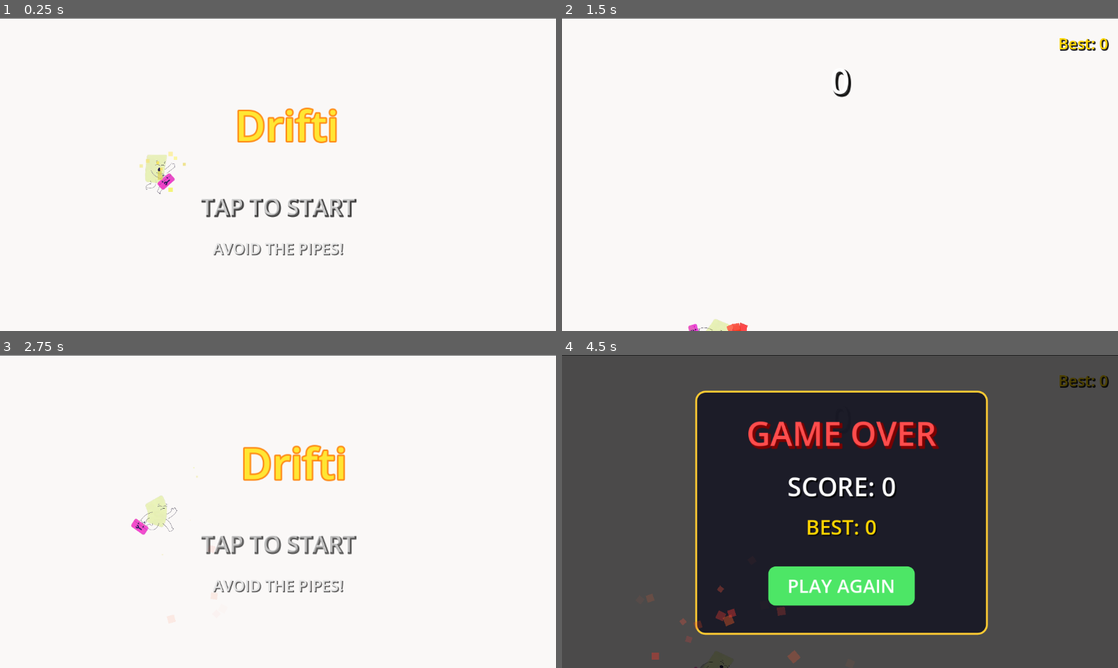
Above: before the commit, frames 1-4 (two rows, left to right).
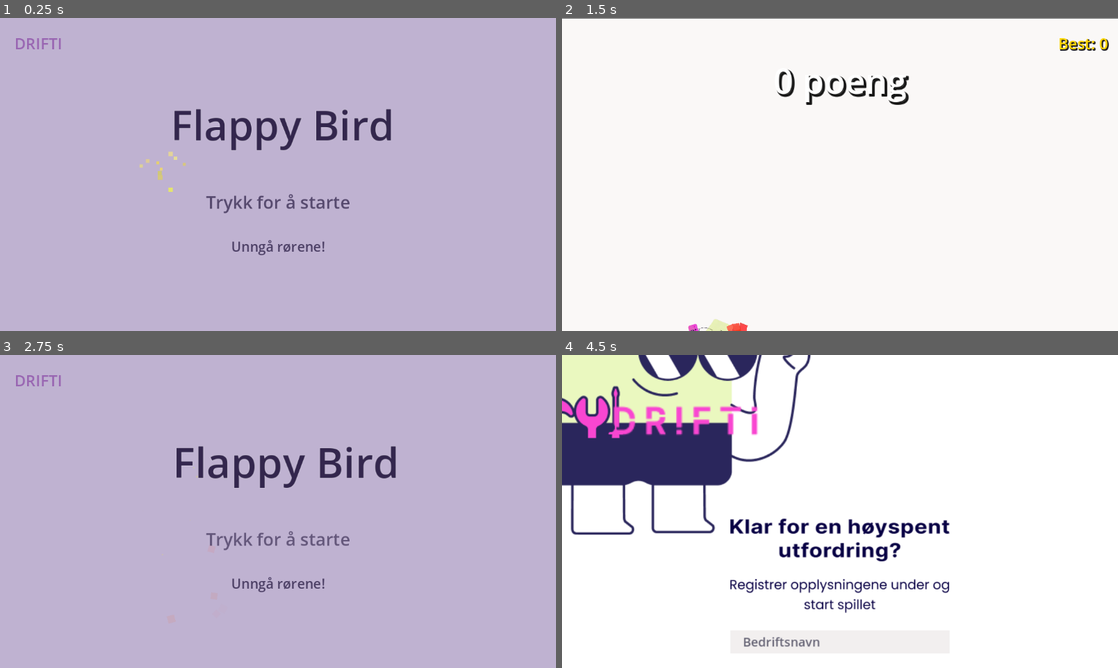
Above: after the commit, the same moments.

Repository: Alexander144/messe-flappy-birds-game
Game: Godot game, scene res://scenes/flappyBird.tscn
Two runs of this game, one before a commit and one after it. Both use one fixed random seed, a clock stepped at 60 frames per second and the inputs below. This scene is started directly instead of the project's main scene.
Inputs (mouse positions are in pixels of both pictures, inside the frame that each line leads up to):
- Up to frame 1 (0.25 s): no input
- Up to frame 2 (1.5 s): tap Enter at 0.5 s; move the mouse to (962, 158) at 0.52 s; click (962, 158) at 0.67 s; move the mouse to (728, 190) at 1.27 s; click (728, 190) at 1.42 s
- Up to frame 3 (2.75 s): click "PLAY AGAIN" (after the commit: "Prøv igjen") at 2 s
- Up to frame 4 (4.5 s): tap Enter at 2.75 s; move the mouse to (895, 442) at 2.77 s; click (895, 442) at 2.92 s; move the mouse to (812, 574) at 3.52 s; click (812, 574) at 3.67 s; click (834, 599) at 4.25 s, where only the run after the commit has a clickable "Ny spille"

The runs differ from the first frame. In frame 1, 100% of the frame differs, in the area x 0-100%, y 0-100%; in frame 2, 0.8%; in frame 3, 100%; in frame 4, 100%.

Commit message:
Fixed maskot

Diff:
--- a/flappybirdgame/scenes/flappyBird.tscn
+++ b/flappybirdgame/scenes/flappyBird.tscn
@@ -411,6 +411,11 @@
 offset_bottom = 8.0
 text = "Restart"
 
+[node name="DescriptionLabel" type="RichTextLabel" parent="UI/GameOverPanel"]
+layout_mode = 0
+offset_right = 40.0
+offset_bottom = 40.0
+
 [node name="StartLabel" type="Label" parent="UI"]
 offset_right = 103.0
 offset_bottom = 23.0
--- a/flappybirdgame/scenes/start.tscn
+++ b/flappybirdgame/scenes/start.tscn
@@ -129,6 +129,7 @@
 placeholder_text = "Bedriftsnavn"
 emoji_menu_enabled = false
 scroll_fit_content_height = true
+caret_blink = true
 
 [node name="Navn" type="TextEdit" parent="Register/Control/Control/MarginContainer/HBoxContainer/VBoxContainer"]
 layout_mode = 2
@@ -146,9 +147,13 @@
 theme_override_colors/search_result_border_color = Color(0, 0, 0, 1)
 theme_override_colors/search_result_color = Color(0, 0, 0, 1)
 theme_override_font_sizes/font_size = 20
+theme_override_styles/normal = ExtResource("5_4ge6i")
+theme_override_styles/focus = ExtResource("5_4ge6i")
+theme_override_styles/read_only = ExtResource("5_4ge6i")
 placeholder_text = "Navn"
 emoji_menu_enabled = false
 scroll_fit_content_height = true
+caret_blink = true
 
 [node name="Mail" type="TextEdit" parent="Register/Control/Control/MarginContainer/HBoxContainer/VBoxContainer"]
 layout_mode = 2
@@ -166,9 +171,13 @@
 theme_override_colors/search_result_border_color = Color(0, 0, 0, 1)
 theme_override_colors/search_result_color = Color(0, 0, 0, 1)
 theme_override_font_sizes/font_size = 20
+theme_override_styles/normal = ExtResource("5_4ge6i")
+theme_override_styles/focus = ExtResource("5_4ge6i")
+theme_override_styles/read_only = ExtResource("5_4ge6i")
 placeholder_text = "Epost"
 emoji_menu_enabled = false
 scroll_fit_content_height = true
+caret_blink = true
 
 [node name="Tlf" type="TextEdit" parent="Register/Control/Control/MarginContainer/HBoxContainer/VBoxContainer"]
 layout_mode = 2
@@ -186,9 +195,13 @@
 theme_override_colors/search_result_border_color = Color(0, 0, 0, 1)
 theme_override_colors/search_result_color = Color(0, 0, 0, 1)
 theme_override_font_sizes/font_size = 20
+theme_override_styles/normal = ExtResource("5_4ge6i")
+theme_override_styles/focus = ExtResource("5_4ge6i")
+theme_override_styles/read_only = ExtResource("5_4ge6i")
 placeholder_text = "Telefonnummer"
 emoji_menu_enabled = false
 scroll_fit_content_height = true
+caret_blink = true
 
 [node name="MarginContainer" type="MarginContainer" parent="Register/Control/Control/MarginContainer/HBoxContainer/VBoxContainer"]
 layout_mode = 2
--- a/flappybirdgame/script/UIManager.gd
+++ b/flappybirdgame/script/UIManager.gd
@@ -18,10 +18,11 @@
 @export var shake_decay: float = 5.0
 @export var max_shake: float = 20.0
 @export var combo_timeout: float = 2.0
+@export var start_scene_path: String = "res://scenes/start.tscn"  # Adjust path as needed
 
 func _ready():
 	setup_ui()
-	print('')
+	print('UI Manager ready')
 
 func setup_ui():
 	# Create main containers
@@ -35,7 +36,7 @@
 	# Score label with shadow effect
 	score_label = Label.new()
 	score_label.name = "ScoreLabel"
-	score_label.text = "0"
+	score_label.text = "0 poeng"
 	score_label.position = Vector2(0, 80)
 	score_label.size = Vector2(get_viewport().get_visible_rect().size.x, 120)
 	score_label.horizontal_alignment = HORIZONTAL_ALIGNMENT_CENTER
@@ -80,55 +81,64 @@
 	start_container.size = viewport_size
 	add_child(start_container)
 
+	# Purple/lavender background
+	var bg = ColorRect.new()
+	bg.color = Color(0.75, 0.7, 0.82)  # Lavender color like in the image
+	bg.size = viewport_size
+	start_container.add_child(bg)
+
+	# DRIFTI branding at top
+	var branding = Label.new()
+	branding.text = "DRIFTI"
+	branding.position = Vector2(30, 30)
+	branding.size = Vector2(200, 50)
+	branding.horizontal_alignment = HORIZONTAL_ALIGNMENT_LEFT
+	branding.add_theme_font_size_override("font_size", 32)
+	branding.add_theme_color_override("font_color", Color(0.6, 0.4, 0.7))  # Purple
+	start_container.add_child(branding)
+
 	# Title with glow effect
 	var title = Label.new()
-	title.text = "Drifti"
+	title.text = "Flappy Bird"
 	title.position = Vector2(0, viewport_size.y * 0.25)
 	title.size = Vector2(viewport_size.x, 150)
 	title.horizontal_alignment = HORIZONTAL_ALIGNMENT_CENTER
 	title.add_theme_font_size_override("font_size", 84)
-	title.add_theme_color_override("font_color", Color(1, 0.9, 0.2))  # Golden yellow
-	title.add_theme_color_override("font_shadow_color", Color(1, 0.5, 0, 0.9))
+	title.add_theme_color_override("font_color", Color(0.2, 0.15, 0.3))  # Dark purple
+	title.add_theme_color_override("font_shadow_color", Color(1, 1, 1, 0.3))
 	title.add_theme_constant_override("shadow_offset_x", 0)
 	title.add_theme_constant_override("shadow_offset_y", 0)
-	title.add_theme_constant_override("shadow_outline_size", 12)
+	title.add_theme_constant_override("shadow_outline_size", 4)
 	start_container.add_child(title)
 
 	# Animated title effect
 	var title_tween = create_tween().set_loops()
-	title_tween.tween_property(title, "scale", Vector2(1.1, 1.1), 0.8).set_ease(Tween.EASE_IN_OUT)
+	title_tween.tween_property(title, "scale", Vector2(1.05, 1.05), 0.8).set_ease(Tween.EASE_IN_OUT)
 	title_tween.tween_property(title, "scale", Vector2(1.0, 1.0), 0.8).set_ease(Tween.EASE_IN_OUT)
 
 	# Tap to start with pulsing effect
 	var tap_label = Label.new()
-	tap_label.text = "TAP TO START"
+	tap_label.text = "Trykk for å starte"
 	tap_label.position = Vector2(0, viewport_size.y * 0.55)
 	tap_label.size = Vector2(viewport_size.x, 80)
 	tap_label.horizontal_alignment = HORIZONTAL_ALIGNMENT_CENTER
-	tap_label.add_theme_font_size_override("font_size", 48)
-	tap_label.add_theme_color_override("font_color", Color.WHITE)
-	tap_label.add_theme_color_override("font_shadow_color", Color(0, 0, 0, 0.8))
-	tap_label.add_theme_constant_override("shadow_offset_x", 3)
-	tap_label.add_theme_constant_override("shadow_offset_y", 3)
-	tap_label.add_theme_constant_override("shadow_outline_size", 6)
+	tap_label.add_theme_font_size_override("font_size", 36)
+	tap_label.add_theme_color_override("font_color", Color(0.2, 0.15, 0.3))
 	start_container.add_child(tap_label)
 
 	# Pulsing animation
 	var tap_tween = create_tween().set_loops()
-	tap_tween.tween_property(tap_label, "modulate:a", 0.3, 0.6).set_ease(Tween.EASE_IN_OUT)
+	tap_tween.tween_property(tap_label, "modulate:a", 0.4, 0.6).set_ease(Tween.EASE_IN_OUT)
 	tap_tween.tween_property(tap_label, "modulate:a", 1.0, 0.6).set_ease(Tween.EASE_IN_OUT)
 
 	# Instructions
 	var instructions = Label.new()
-	instructions.text = "AVOID THE PIPES!"
+	instructions.text = "Unngå rørene!"
 	instructions.position = Vector2(0, viewport_size.y * 0.7)
 	instructions.size = Vector2(viewport_size.x, 60)
 	instructions.horizontal_alignment = HORIZONTAL_ALIGNMENT_CENTER
-	instructions.add_theme_font_size_override("font_size", 32)
-	instructions.add_theme_color_override("font_color", Color(0.9, 0.9, 0.9))
-	instructions.add_theme_color_override("font_shadow_color", Color(0, 0, 0, 0.6))
-	instructions.add_theme_constant_override("shadow_offset_x", 2)
-	instructions.add_theme_constant_override("shadow_offset_y", 2)
+	instructions.add_theme_font_size_override("font_size", 28)
+	instructions.add_theme_color_override("font_color", Color(0.3, 0.25, 0.4))
 	start_container.add_child(instructions)
 
 # -------------------- GAME OVER SCREEN --------------------
@@ -141,26 +151,32 @@
 	game_over_container.hide()
 	add_child(game_over_container)
 
-	# Semi-transparent overlay
+	# Purple/lavender background overlay
 	var overlay = ColorRect.new()
-	overlay.color = Color(0, 0, 0, 0.7)
+	overlay.color = Color(0.75, 0.7, 0.82, 0.95)  # Lavender like in image
 	overlay.size = viewport_size
 	game_over_container.add_child(overlay)
 
-	# Game Over Panel
+	# DRIFTI branding at top
+	var branding = Label.new()
+	branding.text = "DRIFTI"
+	branding.position = Vector2(30, 30)
+	branding.size = Vector2(200, 50)
+	branding.horizontal_alignment = HORIZONTAL_ALIGNMENT_LEFT
+	branding.add_theme_font_size_override("font_size", 32)
+	branding.add_theme_color_override("font_color", Color(0.6, 0.4, 0.7))  # Purple
+	game_over_container.add_child(branding)
+
+	# White content panel
 	var panel = Panel.new()
 	panel.name = "GameOverPanel"
-	panel.position = Vector2(viewport_size.x * 0.5 - 300, viewport_size.y * 0.5 - 250)
-	panel.size = Vector2(600, 500)
-
-	# Add background color to panel
+	panel.position = Vector2(viewport_size.x * 0.5 - 300, viewport_size.y * 0.5 - 280)
+	panel.size = Vector2(600, 560)
+	panel.clip_contents = true  # Allow mascot to overflow
+
+	# White rounded background
 	var style_box = StyleBoxFlat.new()
-	style_box.bg_color = Color(0.1, 0.1, 0.15, 0.95)
-	style_box.border_color = Color(1, 0.8, 0.2)
-	style_box.border_width_left = 4
-	style_box.border_width_right = 4
-	style_box.border_width_top = 4
-	style_box.border_width_bottom = 4
+	style_box.bg_color = Color(1, 1, 1, 1)  # White
 	style_box.corner_radius_top_left = 20
 	style_box.corner_radius_top_right = 20
 	style_box.corner_radius_bottom_left = 20
@@ -169,85 +185,135 @@
 
 	game_over_container.add_child(panel)
 
-	# Game Over title
-	var game_over_title = Label.new()
-	game_over_title.text = "GAME OVER"
-	game_over_title.position = Vector2(0, 40)
-	game_over_title.size = Vector2(600, 100)
-	game_over_title.horizontal_alignment = HORIZONTAL_ALIGNMENT_CENTER
-	game_over_title.add_theme_font_size_override("font_size", 68)
-	game_over_title.add_theme_color_override("font_color", Color(1, 0.3, 0.3))
-	game_over_title.add_theme_color_override("font_shadow_color", Color(0.5, 0, 0, 0.9))
-	game_over_title.add_theme_constant_override("shadow_offset_x", 4)
-	game_over_title.add_theme_constant_override("shadow_offset_y", 4)
-	game_over_title.add_theme_constant_override("shadow_outline_size", 8)
-	panel.add_child(game_over_title)
-
-	# Score display
-	var score_display = Label.new()
-	score_display.name = "ScoreDisplay"
-	score_display.text = "SCORE: 0"
-	score_display.position = Vector2(0, 160)
-	score_display.size = Vector2(600, 80)
-	score_display.horizontal_alignment = HORIZONTAL_ALIGNMENT_CENTER
-	score_display.add_theme_font_size_override("font_size", 52)
-	score_display.add_theme_color_override("font_color", Color.WHITE)
-	score_display.add_theme_color_override("font_shadow_color", Color(0, 0, 0, 0.8))
-	score_display.add_theme_constant_override("shadow_offset_x", 3)
-	score_display.add_theme_constant_override("shadow_offset_y", 3)
-	panel.add_child(score_display)
-
-	# Best score display
-	var best_display = Label.new()
-	best_display.name = "BestDisplay"
-	best_display.text = "BEST: 0"
-	best_display.position = Vector2(0, 250)
-	best_display.size = Vector2(600, 60)
-	best_display.horizontal_alignment = HORIZONTAL_ALIGNMENT_CENTER
-	best_display.add_theme_font_size_override("font_size", 42)
-	best_display.add_theme_color_override("font_color", Color.GOLD)
-	best_display.add_theme_color_override("font_shadow_color", Color(0, 0, 0, 0.8))
-	best_display.add_theme_constant_override("shadow_offset_x", 2)
-	best_display.add_theme_constant_override("shadow_offset_y", 2)
-	panel.add_child(best_display)
-
-	# Restart button
+	# Mascot image - positioned at bottom-right, anchored to panel size
+	var mascot = TextureRect.new()
+	mascot.name = "Mascot"
+	var mascot_size = 180
+	mascot.position = Vector2(panel.size.x - mascot_size, panel.size.y - 100 - mascot_size)  # Bottom-right with overflow
+	mascot.size = Vector2(mascot_size, mascot_size)
+	mascot.stretch_mode = TextureRect.STRETCH_KEEP_ASPECT_CENTERED
+	mascot.texture = load("res://assets/maskot3.png")
+	mascot.mouse_filter = Control.MOUSE_FILTER_IGNORE  # Don't block mouse events
+	panel.add_child(mascot)
+
+	# Score at top
+	var score_top = Label.new()
+	score_top.name = "ScoreTop"
+	score_top.text = "202 poeng"
+	score_top.position = Vector2(0, 30)
+	score_top.size = Vector2(600, 60)
+	score_top.horizontal_alignment = HORIZONTAL_ALIGNMENT_CENTER
+	score_top.add_theme_font_size_override("font_size", 42)
+	score_top.add_theme_color_override("font_color", Color(0.15, 0.1, 0.25))  # Dark purple/navy
+	panel.add_child(score_top)
+
+	# "Å nei!" text
+	var oh_no = Label.new()
+	oh_no.name = "OhNoLabel"
+	oh_no.text = "Å nei!"
+	oh_no.position = Vector2(0, 100)
+	oh_no.size = Vector2(600, 40)
+	oh_no.horizontal_alignment = HORIZONTAL_ALIGNMENT_CENTER
+	oh_no.add_theme_font_size_override("font_size", 24)
+	oh_no.add_theme_color_override("font_color", Color(0.3, 0.25, 0.35))
+	panel.add_child(oh_no)
+
+	# "Kortslutning!" title
+	var title = Label.new()
+	title.name = "MainTitle"
+	title.text = "Kortslutning!"
+	title.position = Vector2(0, 135)
+	title.size = Vector2(600, 70)
+	title.horizontal_alignment = HORIZONTAL_ALIGNMENT_CENTER
+	title.add_theme_font_size_override("font_size", 48)
+	title.add_theme_color_override("font_color", Color(0.15, 0.1, 0.25))  # Dark purple/navy
+	panel.add_child(title)
+
+	# Description text
+	var desc = RichTextLabel.new()
+	desc.name = "DescriptionLabel"
+	desc.bbcode_enabled = true
+	desc.text = "[center]Du fikk [b]27 poeng[/b] for å sikringsrøk,\nbara [b]3 poeng[/b] fra toppen![/center]"
+	desc.position = Vector2(50, 220)
+	desc.size = Vector2(500, 80)
+	desc.add_theme_font_size_override("normal_font_size", 18)
+	desc.add_theme_font_size_override("bold_font_size", 18)
+	desc.add_theme_color_override("default_color", Color(0.3, 0.25, 0.35))
+	desc.fit_content = true
+	panel.add_child(desc)
+
+	# "Er du klar for å prøve igjen?" text
+	var ready_text = Label.new()
+	ready_text.text = "Er du klar for å prøve igjen?"
+	ready_text.position = Vector2(0, 320)
+	ready_text.size = Vector2(600, 40)
+	ready_text.horizontal_alignment = HORIZONTAL_ALIGNMENT_CENTER
+	ready_text.add_theme_font_size_override("font_size", 20)
+	ready_text.add_theme_color_override("font_color", Color(0.3, 0.25, 0.35))
+	panel.add_child(ready_text)
+
+	# "Prøv igjen" button (purple)
 	var restart_btn = Button.new()
 	restart_btn.name = "RestartButton"
-	restart_btn.text = "PLAY AGAIN"
-	restart_btn.position = Vector2(150, 360)
-	restart_btn.size = Vector2(300, 80)
+	restart_btn.text = "Prøv igjen"
+	restart_btn.position = Vector2(150, 375)
+	restart_btn.size = Vector2(300, 60)
 
 	var btn_style_normal = StyleBoxFlat.new()
-	btn_style_normal.bg_color = Color(0.2, 0.7, 0.3)
-	btn_style_normal.corner_radius_top_left = 15
-	btn_style_normal.corner_radius_top_right = 15
-	btn_style_normal.corner_radius_bottom_left = 15
-	btn_style_normal.corner_radius_bottom_right = 15
+	btn_style_normal.bg_color = Color(0.5, 0.3, 0.7)  # Purple
+	btn_style_normal.corner_radius_top_left = 30
+	btn_style_normal.corner_radius_top_right = 30
+	btn_style_normal.corner_radius_bottom_left = 30
+	btn_style_normal.corner_radius_bottom_right = 30
 
 	var btn_style_hover = StyleBoxFlat.new()
-	btn_style_hover.bg_color = Color(0.3, 0.9, 0.4)
-	btn_style_hover.corner_radius_top_left = 15
-	btn_style_hover.corner_radius_top_right = 15
-	btn_style_hover.corner_radius_bottom_left = 15
-	btn_style_hover.corner_radius_bottom_right = 15
+	btn_style_hover.bg_color = Color(0.6, 0.4, 0.8)  # Lighter purple
+	btn_style_hover.corner_radius_top_left = 30
+	btn_style_hover.corner_radius_top_right = 30
+	btn_style_hover.corner_radius_bottom_left = 30
+	btn_style_hover.corner_radius_bottom_right = 30
 
 	var btn_style_pressed = StyleBoxFlat.new()
-	btn_style_pressed.bg_color = Color(0.15, 0.5, 0.2)
-	btn_style_pressed.corner_radius_top_left = 15
-	btn_style_pressed.corner_radius_top_right = 15
-	btn_style_pressed.corner_radius_bottom_left = 15
-	btn_style_pressed.corner_radius_bottom_right = 15
+	btn_style_pressed.bg_color = Color(0.4, 0.2, 0.6)  # Darker purple
+	btn_style_pressed.corner_radius_top_left = 30
+	btn_style_pressed.corner_radius_top_right = 30
+	btn_style_pressed.corner_radius_bottom_left = 30
+	btn_style_pressed.corner_radius_bottom_right = 30
 
 	restart_btn.add_theme_stylebox_override("normal", btn_style_normal)
 	restart_btn.add_theme_stylebox_override("hover", btn_style_hover)
 	restart_btn.add_theme_stylebox_override("pressed", btn_style_pressed)
-	restart_btn.add_theme_font_size_override("font_size", 38)
+	restart_btn.add_theme_font_size_override("font_size", 24)
 	restart_btn.add_theme_color_override("font_color", Color.WHITE)
-	restart_btn.add_theme_color_override("font_pressed_color", Color(0.9, 0.9, 0.9))
-	restart_btn.add_theme_color_override("font_hover_color", Color(1, 1, 1))
+	restart_btn.add_theme_color_override("font_pressed_color", Color(0.95, 0.95, 0.95))
+	restart_btn.add_theme_color_override("font_hover_color", Color.WHITE)
 
 	panel.add_child(restart_btn)
+
+	# "Ny spille" link button
+	var new_game_btn = Button.new()
+	new_game_btn.name = "NewGameButton"
+	new_game_btn.text = "Ny spille"
+	new_game_btn.position = Vector2(220, 450)
+	new_game_btn.size = Vector2(160, 40)
+
+	var link_style = StyleBoxFlat.new()
+	link_style.bg_color = Color(1, 1, 1, 0)  # Transparent
+
+	new_game_btn.add_theme_stylebox_override("normal", link_style)
+	new_game_btn.add_theme_stylebox_override("hover", link_style)
+	new_game_btn.add_theme_stylebox_override("pressed", link_style)
+	new_game_btn.add_theme_font_size_override("font_size", 18)
+	new_game_btn.add_theme_color_override("font_color", Color(0.5, 0.3, 0.7))
+	new_game_btn.add_theme_color_override("font_hover_color", Color(0.6, 0.4, 0.8))
+	new_game_btn.add_theme_color_override("font_pressed_color", Color(0.4, 0.2, 0.6))
+
+	# Connect the button to load start scene
+	new_game_btn.pressed.connect(_on_new_game_pressed)
+
+	panel.add_child(new_game_btn)
+
+
 
 # -------------------- PARTICLES --------------------
 func create_particles_container():
@@ -309,6 +375,11 @@
 	else:
 		offset = Vector2.ZERO
 
+# -------------------- BUTTON CALLBACKS --------------------
+func _on_new_game_pressed():
+	# Change to start scene
+	get_tree().change_scene_to_file(start_scene_path)
+
 # -------------------- PUBLIC FUNCTIONS --------------------
 func show_start_screen():
 	start_container.show()
@@ -332,18 +403,15 @@
 	score_tween.tween_property(score_label, "modulate:a", 1.0, 0.5)
 
 func update_score(new_score: int, player_pos: Vector2):
-	score_label.text = str(new_score)
+	score_label.text = str(new_score) + " poeng"
 
 	# Popup animation
 	var tween = create_tween()
-	tween.tween_property(score_label, "scale", Vector2(1.4, 1.4), 0.1)
+	tween.tween_property(score_label, "scale", Vector2(1.3, 1.3), 0.1)
 	tween.tween_property(score_label, "scale", Vector2(1.0, 1.0), 0.1)
 
 	# Spawn particles at player position
 	spawn_score_particles(player_pos)
-
-	# Small screen shake
-	#add_screen_shake(3)
 
 func update_high_score(new_high_score: int):
 	high_score_label.text = "Best: " + str(new_high_score)
@@ -352,9 +420,6 @@
 	# Death particles
 	spawn_death_particles(player_pos)
 
-	# Big screen shake
-	#add_screen_shake(15)
-
 	# Show game over screen with delay
 	await get_tree().create_timer(0.5).timeout
 
@@ -362,31 +427,61 @@
 	game_over_container.modulate.a = 0
 
 	var panel = game_over_container.get_node("GameOverPanel")
-	panel.scale = Vector2(0.5, 0.5)
+	if panel == null:
+		print("ERROR: GameOverPanel not found!")
+		return
+
+	panel.scale = Vector2(0.8, 0.8)
+	panel.position.y += 50
 
 	# Animate in
 	var tween = create_tween()
 	tween.set_parallel(true)
 	tween.tween_property(game_over_container, "modulate:a", 1.0, 0.3)
 	tween.tween_property(panel, "scale", Vector2(1.0, 1.0), 0.4).set_ease(Tween.EASE_OUT).set_trans(Tween.TRANS_BACK)
-
-	# Update text
-	var score_display = panel.get_node("ScoreDisplay")
-	var best_display = panel.get_node("BestDisplay")
-
-	if is_new_record:
-		score_display.text = "NEW RECORD!"
-		score_display.add_theme_color_override("font_color", Color.GOLD)
-
-		# Celebrate animation
-		var celebrate_tween = create_tween().set_loops()
-		celebrate_tween.tween_property(score_display, "scale", Vector2(1.1, 1.1), 0.5)
-		celebrate_tween.tween_property(score_display, "scale", Vector2(1.0, 1.0), 0.5)
-	else:
-		score_display.text = "SCORE: " + str(final_score)
-		score_display.add_theme_color_override("font_color", Color.WHITE)
-
-	best_display.text = "BEST: " + str(best_score)
+	tween.tween_property(panel, "position:y", panel.position.y - 50, 0.4).set_ease(Tween.EASE_OUT).set_trans(Tween.TRANS_BACK)
+
+	# Update mascot image based on new record
+	var mascot = panel.get_node("Mascot") as TextureRect
+	if mascot:
+		if is_new_record:
+			mascot.texture = load("res://assets/maskot4.png")
+		else:
+			mascot.texture = load("res://assets/maskot3.png")
+
+	# Update score text at top (hide it for new record)
+	var score_top = panel.get_node("ScoreTop")
+	if score_top:
+		if is_new_record:
+			score_top.hide()
+		else:
+			score_top.show()
+			score_top.text = str(final_score) + " poeng"
+
+	# Update title based on new record
+	var title = panel.get_node("MainTitle") as Label
+	if title:
+		if is_new_record:
+			title.text = "Ny rekord!"
+		else:
+			title.text = "Kortslutning!"
+
+	# Update "Å nei!" text (hide it for new record)
+	var oh_no = panel.get_node("OhNoLabel") as Label
+	if oh_no:
+		if is_new_record:
+			oh_no.hide()
+		else:
+			oh_no.show()
+
+	# Update description with dynamic values
+	var points_from_top = abs(best_score - final_score)
+	var desc = panel.get_node("DescriptionLabel") as RichTextLabel
+	if desc:
+		if is_new_record:
+			desc.text = "[center]Du leder strømmen med hele\n[b]" + str(final_score) + " poeng[/b]![/center]"
+		else:
+			desc.text = "[center]Du fikk [b]" + str(final_score) + " poeng[/b] før sikringsrøk,\nbara [b]" + str(points_from_top) + " poeng[/b] fra toppen![/center]"
 
 func get_restart_button() -> Button:
 	if game_over_container:
@@ -394,3 +489,10 @@
 		if panel:
 			return panel.get_node("RestartButton")
 	return null
+
+func get_new_game_button() -> Button:
+	if game_over_container:
+		var panel = game_over_container.get_node("GameOverPanel")
+		if panel:
+			return panel.get_node("NewGameButton")
+	return null
--- a/flappybirdgame/shader/input.tres
+++ b/flappybirdgame/shader/input.tres
@@ -1,6 +1,8 @@
 [gd_resource type="StyleBoxFlat" format=3 uid="uid://dg845budiyvvc"]
 
 [resource]
+border_width_left = 20
+border_width_bottom = 5
 corner_radius_top_left = 10
 corner_radius_top_right = 10
 corner_radius_bottom_right = 10
Binary file added: flappybirdgame/assets/maskot3.png
Not shown, added: flappybirdgame/assets/maskot3.png.import
Binary file added: flappybirdgame/assets/maskot4.png
Not shown, added: flappybirdgame/assets/maskot4.png.import
